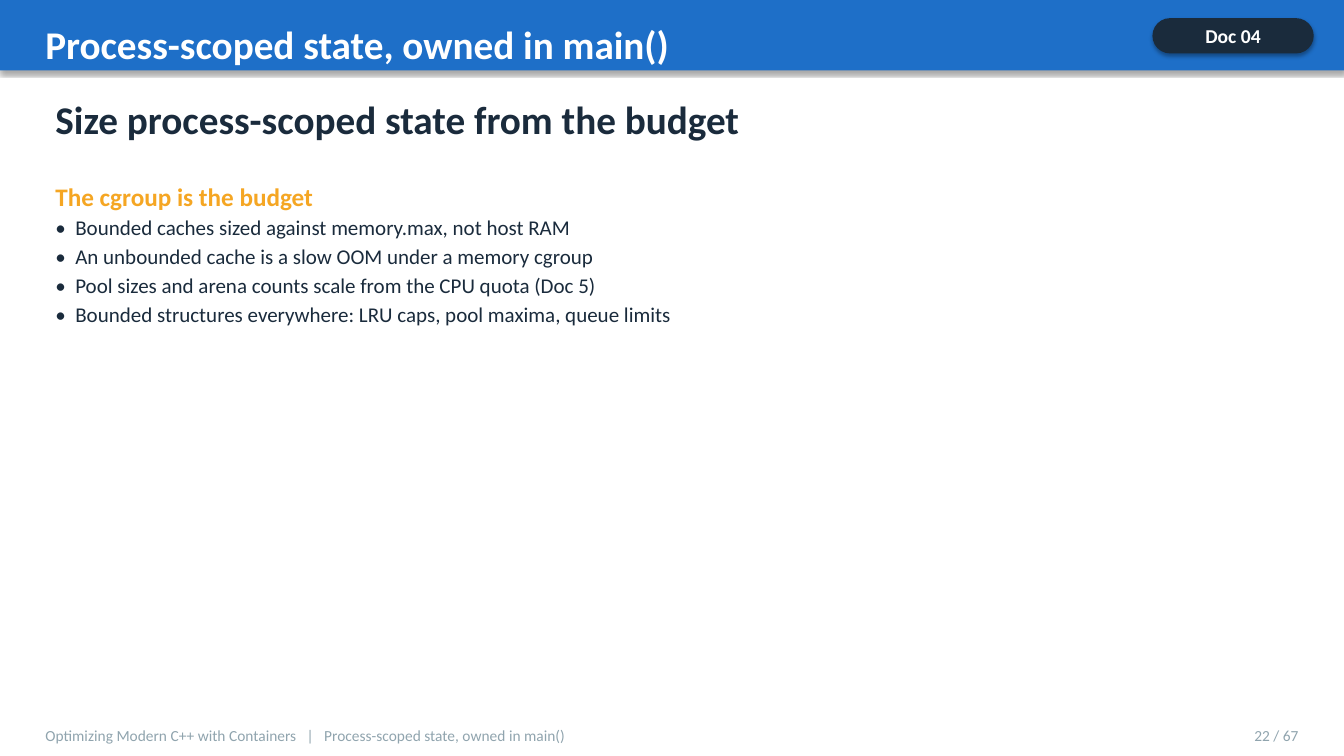
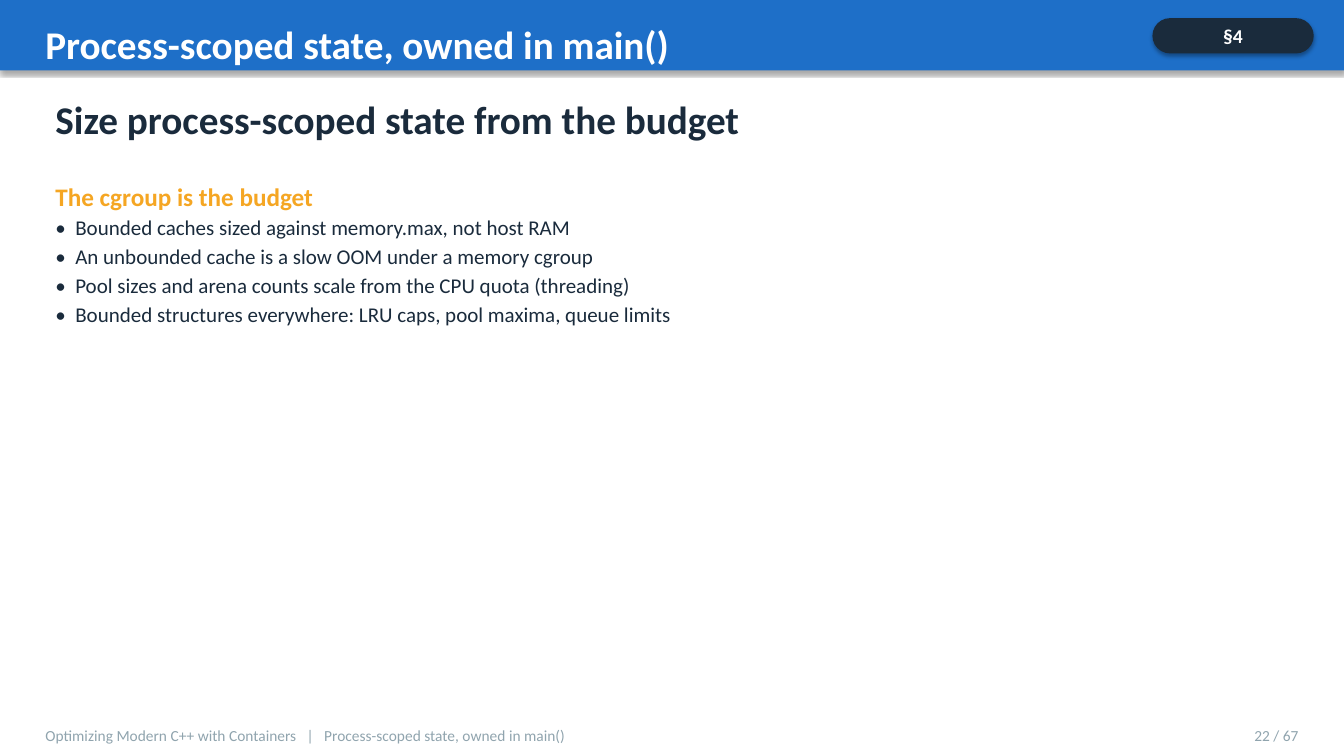
Before and after one commit to patterncatalyst/cpp-container-optimization-tutorial, a slide deck: slide 22 of presentation/cpp-statelessness-compendium.pptx. Drawn at 1344x756 pixels with LibreOffice and Linux fonts; fonts in the diff are those of the drawing. Boxes give left, top, right and bottom in pixels: in the first picture for what was removed or moved away, otherwise in the second. Text is boxed around its words. In the diff, an @@ line names an element or a change of style, - is before the commit and + after.

```diff
--- a/presentation/cpp-statelessness-compendium.pptx
+++ b/presentation/cpp-statelessness-compendium.pptx
@@ text at box(1223, 29, 1243, 44): text changed @@
-Doc 04
+§4
@@ text at box(75, 278, 629, 297): text changed @@
-• Pool sizes and arena counts scale from the CPU quota (Doc 5)
+• Pool sizes and arena counts scale from the CPU quota (threading)
```
Also in this commit, not shown: 44 other slides changed, 1 other file.
